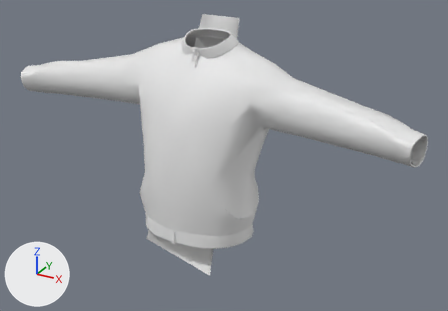
The FBX model imported-body/assets/m-jacket.fbx, before and after one commit.
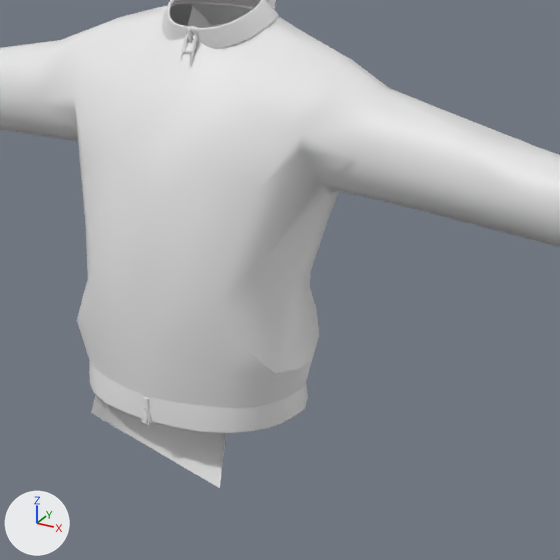
There are two pictures of each version: one whole from a camera (50 mm lens) standing at (0.687, -1.132, 0.819) and looking at (0.05, 0.026, 0.24), one close up on the part from 23% to 84% of the width and 11% to 100% of the height. The axes (+X, +Y, +Z) are drawn at lower left. The lights are the same throughout. The last two pictures show the newer version. Where no turn or scale is listed for an object, it has been applied to the vertices.

The first close-up shows 'dd2c751a_4aba_4489_9c70_a71ebbc58d45'.
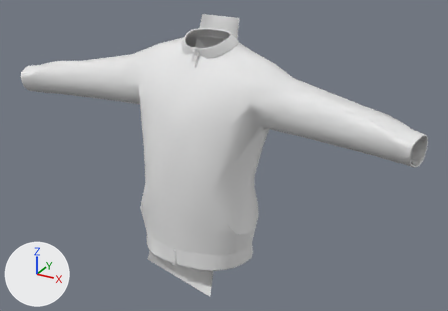
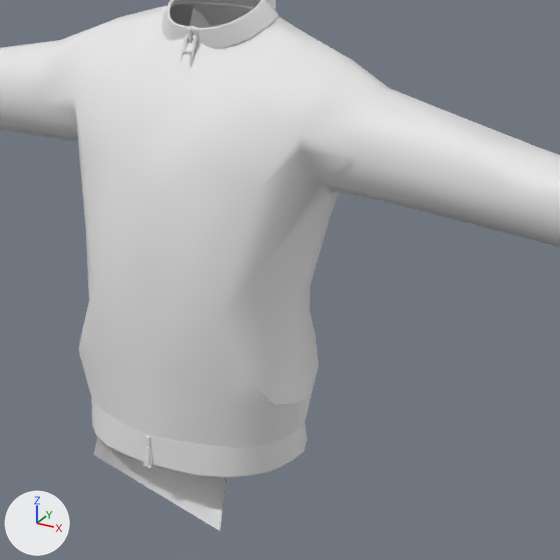
What differs and where, as boxes (x1, y1, x2, y2) in the close-ups (560 x 560 px; the box of a moved part takes in the faces that stretch with it):
'dd2c751a_4aba_4489_9c70_a71ebbc58d45', reshaped
    before: (0, 0, 560, 488)
    after: (0, 0, 560, 531)
part 1 of me_dd2c751a_4aba_4489_9c70_a71ebbc58d45, moved or reshaped
    before: (141, 406, 151, 425)
    after: (143, 446, 153, 469)
part 2 of me_dd2c751a_4aba_4489_9c70_a71ebbc58d45, moved or reshaped
    before: (144, 397, 149, 407)
    after: (145, 436, 150, 447)
part 3 of me_dd2c751a_4aba_4489_9c70_a71ebbc58d45, moved or reshaped
    before: (76, 0, 339, 488)
    after: (76, 0, 340, 531)

The change, as a diff of the scene's bpy script:
```diff
--- a/imported-body/assets/m-jacket.fbx.py
+++ b/imported-body/assets/m-jacket.fbx.py
@@ me_dd2c751a_4aba_4489_9c70_a71ebbc58d45 @@
 # used by ob_dd2c751a_4aba_4489_9c70_a71ebbc58d45; location = (0.0, 0.0, 0.0)
-me_dd2c751a_4aba_4489_9c70_a71ebbc58d45.from_pydata(...)  # 1068 vertices, 1157 faces; spans x -0.5..0.5, y -0.123..0.123, z 0.0..0.544
+me_dd2c751a_4aba_4489_9c70_a71ebbc58d45.from_pydata(...)  # 1068 vertices, 1157 faces; spans x -0.5..0.5, y -0.123..0.123, z -0.059..0.544
+# me_dd2c751a_4aba_4489_9c70_a71ebbc58d45 part 1: the loose piece of 88 vertices spanning x -0.006..0.006, y -0.123..-0.117, z 0.067..0.088 is scaled about its middle by (1, 1, 1.25), then moved by (0.0, 0.0, -0.056)
+# me_dd2c751a_4aba_4489_9c70_a71ebbc58d45 part 2: the loose piece of 16 vertices spanning x -0.003..0.003, y -0.12..-0.118, z 0.088..0.098 is scaled about its middle by (1, 1, 1.25), then moved by (0.0, 0.0, -0.052)
+# me_dd2c751a_4aba_4489_9c70_a71ebbc58d45 part 3: 236 of 1068 vertices moved; they spanned x -0.145..0.145, y -0.12..0.112, z 0.0..0.295 and now span x -0.145..0.145, y -0.12..0.112, z -0.059..0.294; mean shift (0.0, 0.0, -0.049); largest move (-0.098, -0.092, 0.036) -> (-0.098, -0.092, -0.023)
 me_dd2c751a_4aba_4489_9c70_a71ebbc58d45.materials.append(mat_dd2c751a_4aba_4489_9c70_a71ebbc58d45)
```
